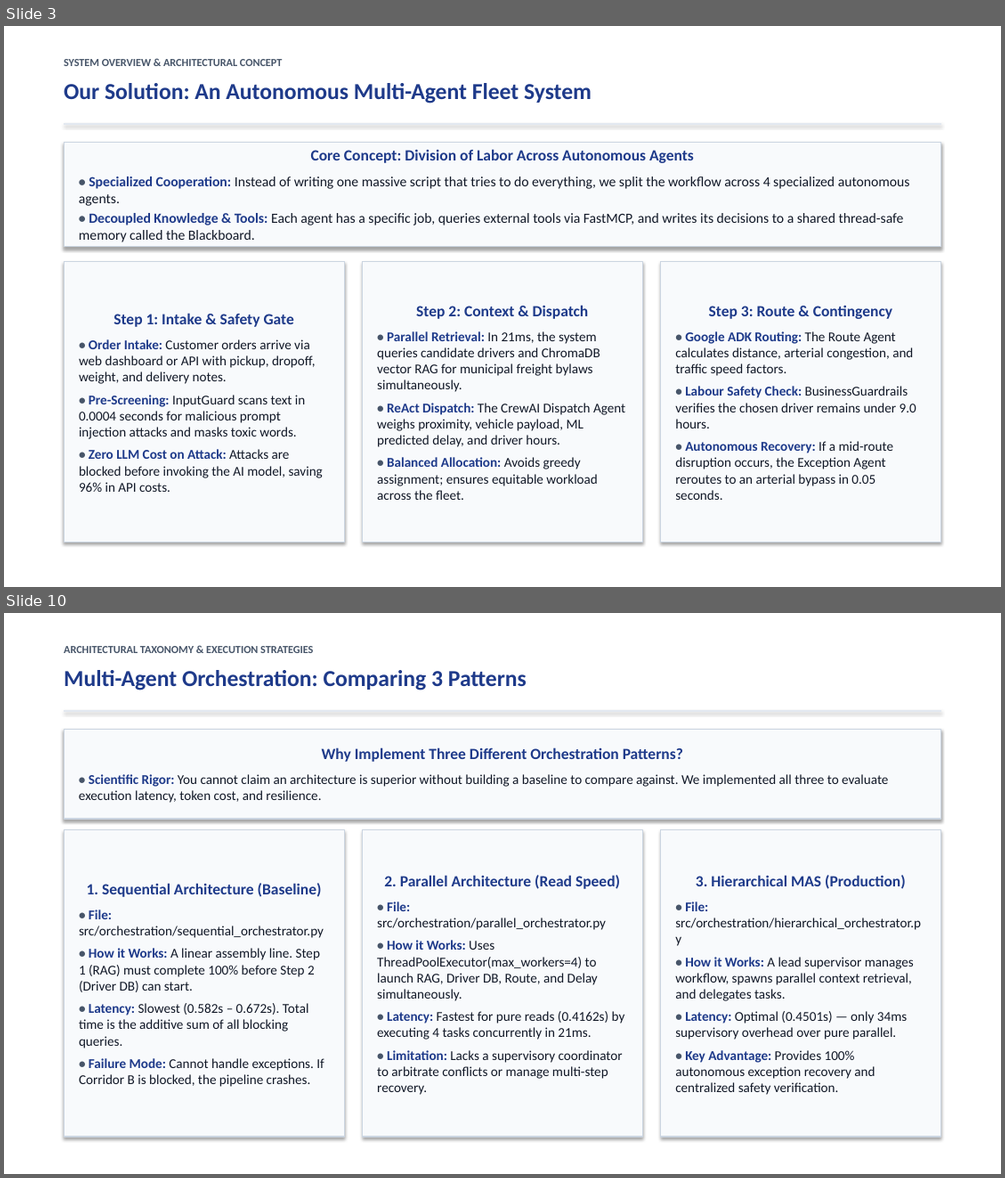
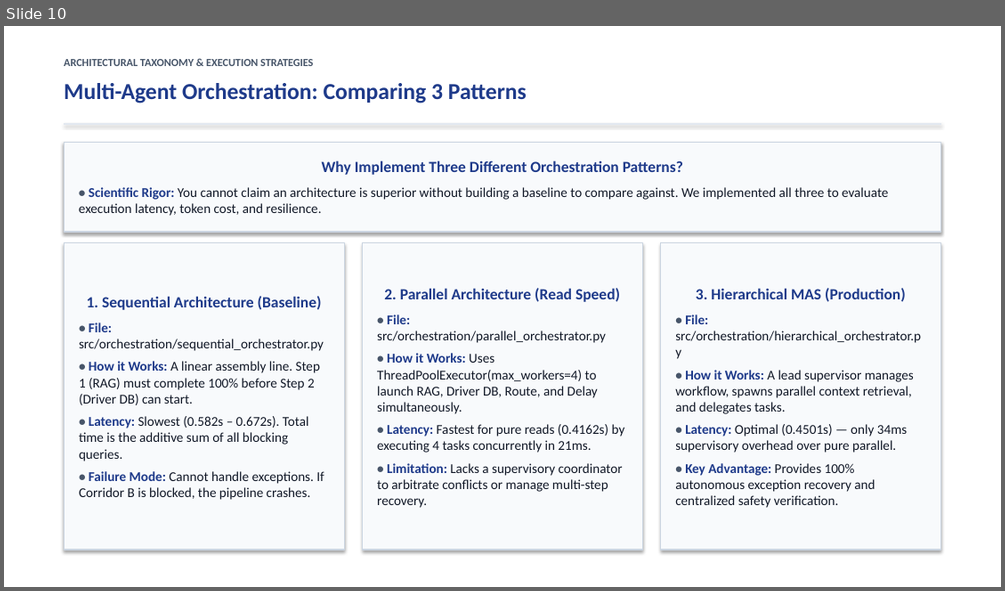
Before and after one commit to Akshat5091/DeliveryFleet-MAS, a slide deck: Eval 2 Documents/DeliveryFleet_MAS_Evaluation2_Master_Presentation.pptx. Shown one above the other, each under a label of ours: slides 3 and 10 before the commit, slide 10 after it; the slides between them are not shown. The pictures are 1005x1178 and 1005x591 pixels, drawn with LibreOffice and Linux fonts; fonts in the diff are those of the drawing. Boxes give left, top, right and bottom in pixels: in the first picture for what was removed or moved away, otherwise in the second. Text is boxed around its words. In the diff, an @@ line names an element or a change of style, - is before the commit and + after.

Commit message:
feat: split coverage matrix into two clean human-style slides in master presentation and refresh archives

```diff
--- a/Eval 2 Documents/DeliveryFleet_MAS_Evaluation2_Master_Presentation.pptx
+++ b/Eval 2 Documents/DeliveryFleet_MAS_Evaluation2_Master_Presentation.pptx
@@ slide 3 removed at bbox=[4, 26, 1001, 587], background #FFFFFF @@
@@ text removed at bbox=[64, 59, 282, 66] @@
-SYSTEM OVERVIEW & ARCHITECTURAL CONCEPT
@@ text removed at bbox=[64, 83, 591, 103] @@
-Our Solution: An Autonomous Multi-Agent Fleet System
@@ rectangle removed at bbox=[64, 123, 941, 124] @@
@@ rectangle removed at bbox=[64, 142, 941, 247] @@
-Core Concept: Division of Labor Across Autonomous Agents
-• Specialized Cooperation: Instead of writing one massive script that tries to do everything, we split the workflow across 4 specialized autonomous agents.
-• Decoupled Knowledge & Tools: Each agent has a specific job, queries external tools via FastMCP, and writes its decisions to a shared thread-safe memory called the Blackboard.
@@ rectangle removed at bbox=[64, 262, 344, 542] @@
-Step 1: Intake & Safety Gate
-• Order Intake: Customer orders arrive via web dashboard or API with pickup, dropoff, weight, and delivery notes.
-• Pre-Screening: InputGuard scans text in 0.0004 seconds for malicious prompt injection attacks and masks toxic words.
-• Zero LLM Cost on Attack: Attacks are blocked before invoking the AI model, saving 96% in API costs.
@@ rectangle removed at bbox=[362, 262, 643, 542] @@
-Step 2: Context & Dispatch
-• Parallel Retrieval: In 21ms, the system queries candidate drivers and ChromaDB vector RAG for municipal freight bylaws simultaneously.
-• ReAct Dispatch: The CrewAI Dispatch Agent weighs proximity, vehicle payload, ML predicted delay, and driver hours.
-• Balanced Allocation: Avoids greedy assignment; ensures equitable workload across the fleet.
@@ rectangle removed at bbox=[661, 262, 941, 542] @@
-Step 3: Route & Contingency
-• Google ADK Routing: The Route Agent calculates distance, arterial congestion, and traffic speed factors.
-• Labour Safety Check: BusinessGuardrails verifies the chosen driver remains under 9.0 hours.
-• Autonomous Recovery: If a mid-route disruption occurs, the Exception Agent reroutes to an arterial bypass in 0.05 seconds.
```
Also in this commit, not shown: 5 slides changed, 9 slides added, 7 other slides removed, 5 other files.
